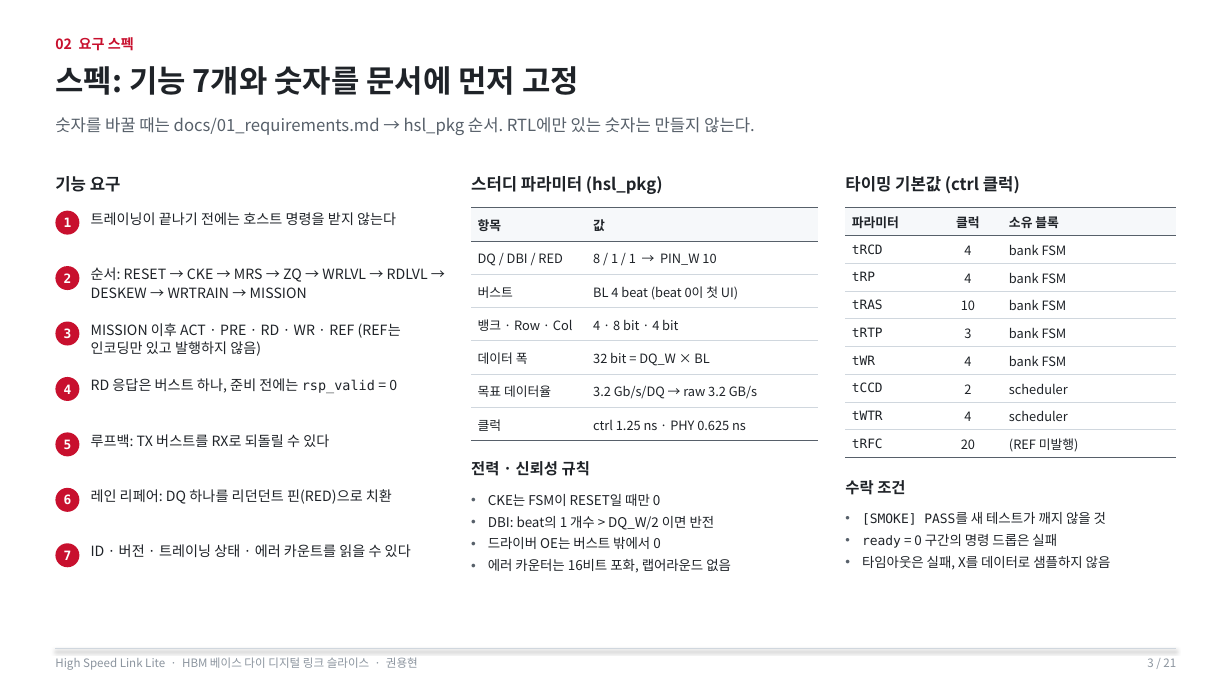
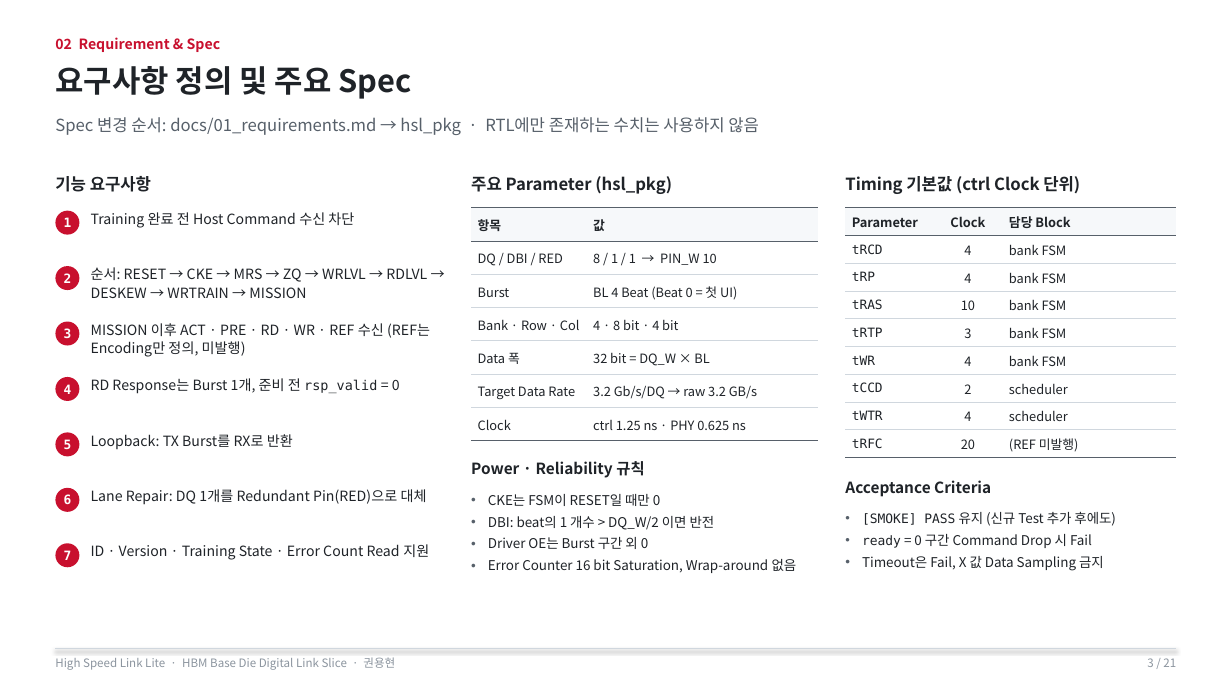
Before and after one commit to yhkwon-git/High_Speed_Link_Lite, a slide deck: slide 3 of portfolio-deck/HighSpeedLinkLite_Portfolio.pptx. Drawn at 1232x693 pixels with LibreOffice and Linux fonts; fonts in the diff are those of the drawing. Boxes give left, top, right and bottom in pixels: in the first picture for what was removed or moved away, otherwise in the second. Text is boxed around its words. In the diff, an @@ line names an element or a change of style, - is before the commit and + after.

```diff
--- a/portfolio-deck/HighSpeedLinkLite_Portfolio.pptx
+++ b/portfolio-deck/HighSpeedLinkLite_Portfolio.pptx
@@ text at bbox=[55, 37, 221, 52]: text changed @@
-02 요구 스펙
+02 Requirement & Spec
@@ text at bbox=[55, 66, 411, 99]: text changed @@
-스펙: 기능 7개와 숫자를 문서에 먼저 고정
+요구사항 정의 및 주요 Spec
@@ text at bbox=[55, 117, 759, 135]: text changed @@
-숫자를 바꿀 때는 docs/01_requirements.md → hsl_pkg 순서. RTL에만 있는 숫자는 만들지 않는다.
+Spec 변경 순서: docs/01_requirements.md → hsl_pkg · RTL에만 존재하는 수치는 사용하지 않음
@@ text at bbox=[55, 176, 151, 192]: text changed @@
-기능 요구
+기능 요구사항
@@ text at bbox=[471, 176, 672, 194]: text changed @@
-스터디 파라미터 (hsl_pkg)
+주요 Parameter (hsl_pkg)
@@ text at bbox=[845, 176, 1080, 194]: text changed @@
-타이밍 기본값 (ctrl 클럭)
+Timing 기본값 (ctrl Clock 단위)
@@ table at bbox=[471, 208, 818, 441] @@
-row 3, column 1: 버스트
+row 3, column 1: Burst
-row 3, column 2: BL 4 beat (beat 0이 첫 UI)
+row 3, column 2: BL 4 Beat (Beat 0 = 첫 UI)
-row 4, column 1: 뱅크 · Row · Col
+row 4, column 1: Bank · Row · Col
-row 5, column 1: 데이터 폭
+row 5, column 1: Data 폭
-row 6, column 1: 목표 데이터율
+row 6, column 1: Target Data Rate
-row 7, column 1: 클럭
+row 7, column 1: Clock
@@ table at bbox=[846, 208, 1177, 457] @@
-row 1: 파라미터 | 클럭 | 소유 블록
+row 1: Parameter | Clock | 담당 Block
@@ text at bbox=[91, 212, 354, 228]: text changed @@
-트레이닝이 끝나기 전에는 호스트 명령을 받지 않는다
+Training 완료 전 Host Command 수신 차단
@@ text at bbox=[91, 323, 430, 357]: text changed @@
-MISSION 이후 ACT · PRE · RD · WR · REF (REF는 인코딩만 있고 발행하지 않음)
+MISSION 이후 ACT · PRE · RD · WR · REF 수신 (REF는 Encoding만 정의, 미발행)
@@ text at bbox=[91, 378, 400, 394]: text changed @@
-RD 응답은 버스트 하나, 준비 전에는 rsp_valid = 0
+RD Response는 Burst 1개, 준비 전 rsp_valid = 0
@@ text at bbox=[91, 434, 293, 449]: text changed @@
-루프백: TX 버스트를 RX로 되돌릴 수 있다
+Loopback: TX Burst를 RX로 반환
@@ text at bbox=[471, 461, 644, 478]: text changed @@
-전력 · 신뢰성 규칙
+Power · Reliability 규칙
@@ text at bbox=[91, 489, 427, 505]: text changed @@
-레인 리페어: DQ 하나를 리던던트 핀(RED)으로 치환
+Lane Repair: DQ 1개를 Redundant Pin(RED)으로 대체
@@ text at bbox=[845, 480, 991, 497]: text changed @@
-수락 조건
+Acceptance Criteria
@@ text at bbox=[488, 537, 797, 573]: text changed @@
-• 드라이버 OE는 버스트 밖에서 0
-• 에러 카운터는 16비트 포화, 랩어라운드 없음
+• Driver OE는 Burst 구간 외 0
+• Error Counter 16 bit Saturation, Wrap-around 없음
@@ text at bbox=[862, 511, 1116, 571]: text changed @@
-• [SMOKE] PASS를 새 테스트가 깨지 않을 것
-• ready = 0 구간의 명령 드롭은 실패
-• 타임아웃은 실패, X를 데이터로 샘플하지 않음
+• [SMOKE] PASS 유지 (신규 Test 추가 후에도)
+• ready = 0 구간 Command Drop 시 Fail
+• Timeout은 Fail, X 값 Data Sampling 금지
@@ text at bbox=[91, 544, 429, 560]: text changed @@
-ID · 버전 · 트레이닝 상태 · 에러 카운트를 읽을 수 있다
+ID · Version · Training State · Error Count Read 지원
@@ text at bbox=[55, 657, 395, 670]: text changed @@
-High Speed Link Lite · HBM 베이스 다이 디지털 링크 슬라이스 · 권용현
+High Speed Link Lite · HBM Base Die Digital Link Slice · 권용현
```
Also in this commit, not shown: 20 other slides changed, 2 other files.
